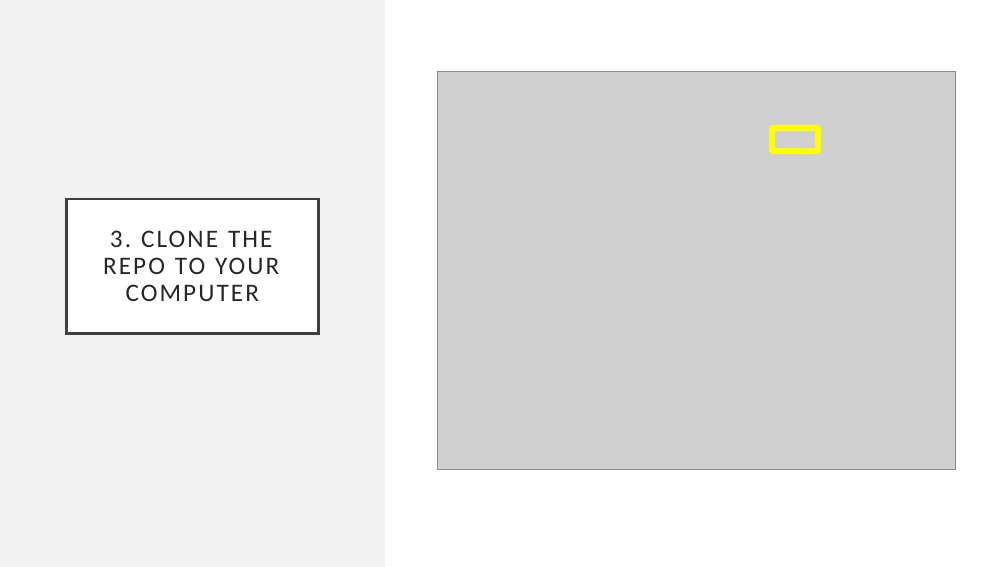
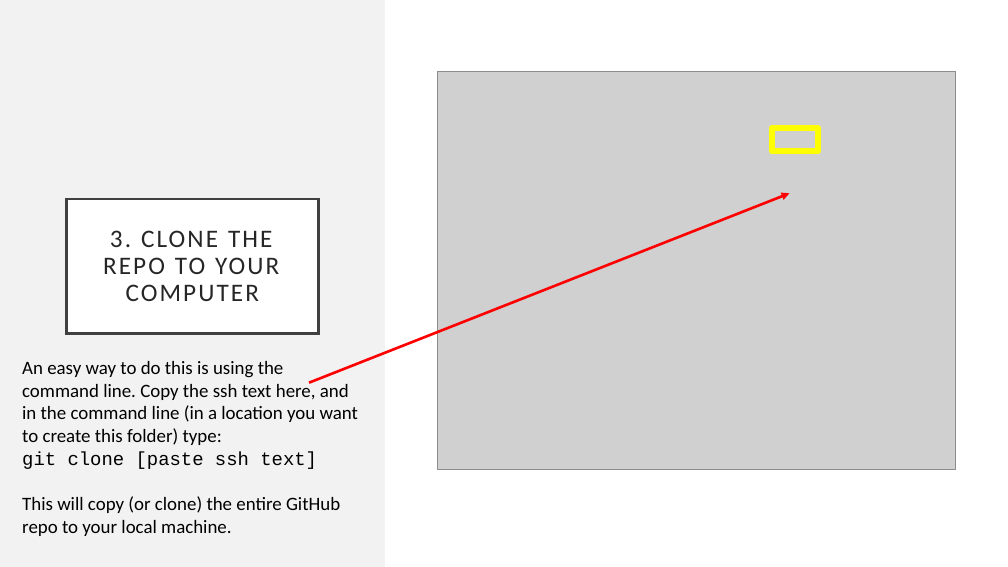
Before and after one commit to JEFworks-Lab/genomic-data-visualization-2025, a slide deck: slide 5 of resources/hw/genomic-data-visualization-HW_0.pptx. Drawn at 1008x567 pixels with LibreOffice and Linux fonts; fonts in the diff are those of the drawing; grey boxes stand for pictures. Boxes give left, top, right and bottom in pixels: in the first picture for what was removed or moved away, otherwise in the second. Text is boxed around its words. In the diff, an @@ line names an element or a change of style, - is before the commit and + after.

```diff
--- a/resources/hw/genomic-data-visualization-HW_0.pptx
+++ b/resources/hw/genomic-data-visualization-HW_0.pptx
@@ arrow added from (309, 383) to (789, 194), #FF0000 2.5 pt @@
@@ text added at (x1=22, y1=361, x2=358, y2=536), 18 pt, text #000000 @@
+An easy way to do this is using the command line. Copy the ssh text here, and in the command line (in a location you want to create this folder) type:
+git clone [paste ssh text]
+This will copy (or clone) the entire GitHub repo to your local machine.
```
Also in this commit, not shown: 1 other slide changed, 1 other file.
